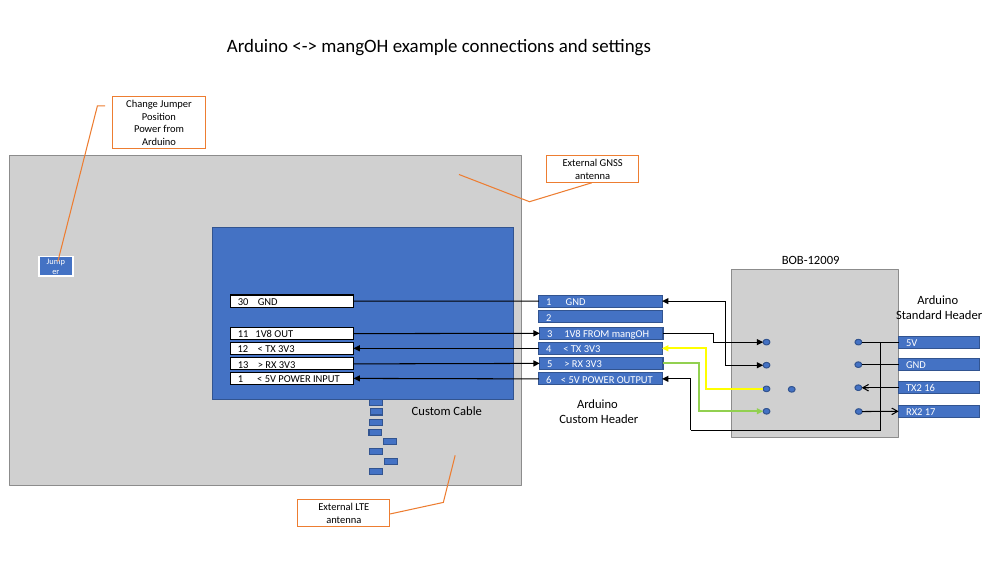
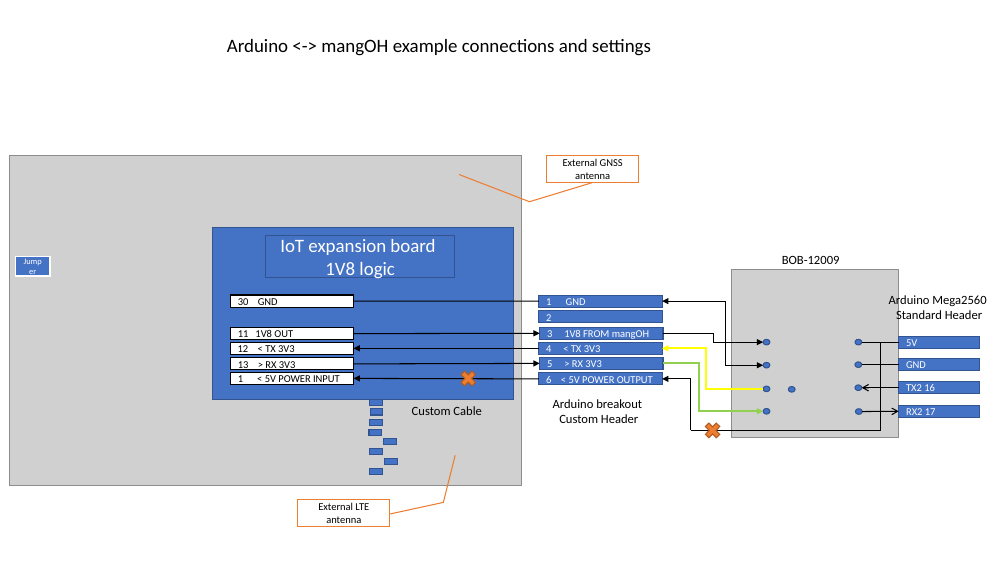
Before and after one commit to johnofleek/OctaveOrp, a slide deck: slide 1 of docs/mangohyellow_serialwiring_IoT.pptx. Drawn at 1008x567 pixels with LibreOffice and Linux fonts; fonts in the diff are those of the drawing; grey boxes stand for pictures. Boxes give left, top, right and bottom in pixels: in the first picture for what was removed or moved away, otherwise in the second. Text is boxed around its words. In the diff, an @@ line names an element or a change of style, - is before the commit and + after.

```diff
--- a/docs/mangohyellow_serialwiring_IoT.pptx
+++ b/docs/mangohyellow_serialwiring_IoT.pptx
@@ border callout removed at (113,96,205,148) @@
-Change Jumper Position
-Power from Arduino
@@ rectangle added at (266,235,455,278), fill #4472C4, outline #325491 1 pt, 18 pt, text #FFFFFF @@
+IoT expansion board
+1V8 logic
@@ rectangle "Jumper": place and size @@
-rectangle "Jumper" at (39,256,73,276)
+rectangle "Jumper" at (16,256,50,276)
@@ text "Arduino Mega2560": place and size @@
-text "Arduino Mega2560" at (896,295,982,322)
+text "Arduino Mega2560" at (889,293,986,322)
@@ text at (889,293,986,307): text changed @@
-Arduino
+Arduino Mega2560
@@ cross added at (458,368,479,389), fill #ED7D31, outline #AF5C24 1 pt @@
@@ text at (553,399,642,408): text changed @@
-Arduino
+Arduino breakout
@@ cross added at (702,420,724,442), fill #ED7D31, outline #AF5C24 1 pt @@
```
Also in this commit, not shown: 1 other file.
